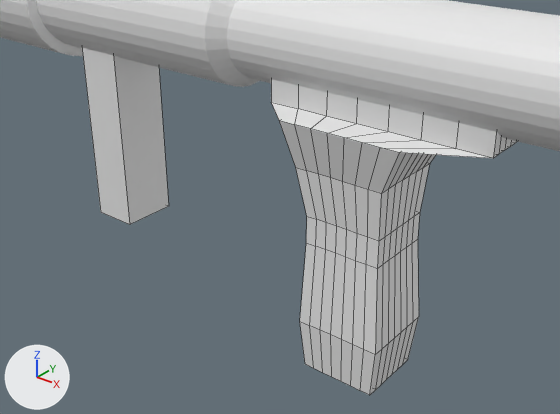
A saved change to the FBX model Project Rocket/Assets/3d models/Lancher.fbx.
Camera for both pictures: a 50 mm camera at (0.83, -4.549, 1.511) aimed at (-0.589, -2.774, 0.411). Arrows for +X, +Y and +Z are at lower left; the lights stay in place. Mesh edges are drawn as thin lines on the coarser meshes. Where no turn or scale is listed for an object, it has been applied to the vertices.
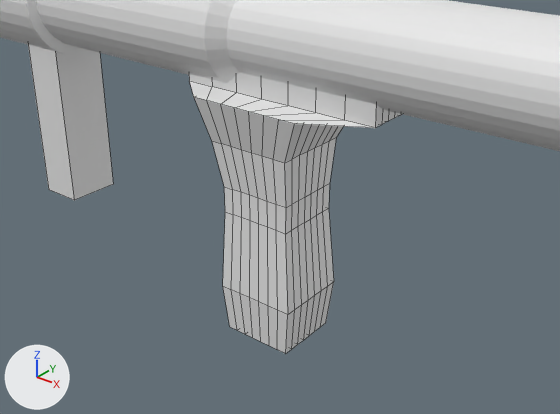
The newer file is also turned or shifted as a whole; pictures and numbers use the older file's frame.

What differs and where, as boxes [x1, y1, x2, y2] in the pictures (560 x 414 px):
```json
{"object": "Cube", "change": "moved", "before": [82, 48, 518, 395], "after": [28, 45, 402, 354]}
```

Edits to the scene script, one JSON object a line:
```json
{"op": "set", "path": "ob_cube.location", "old": "(-0.223, -3.006, 0.257)", "new": "(-0.543, -3.002, 0.257)"}
```
